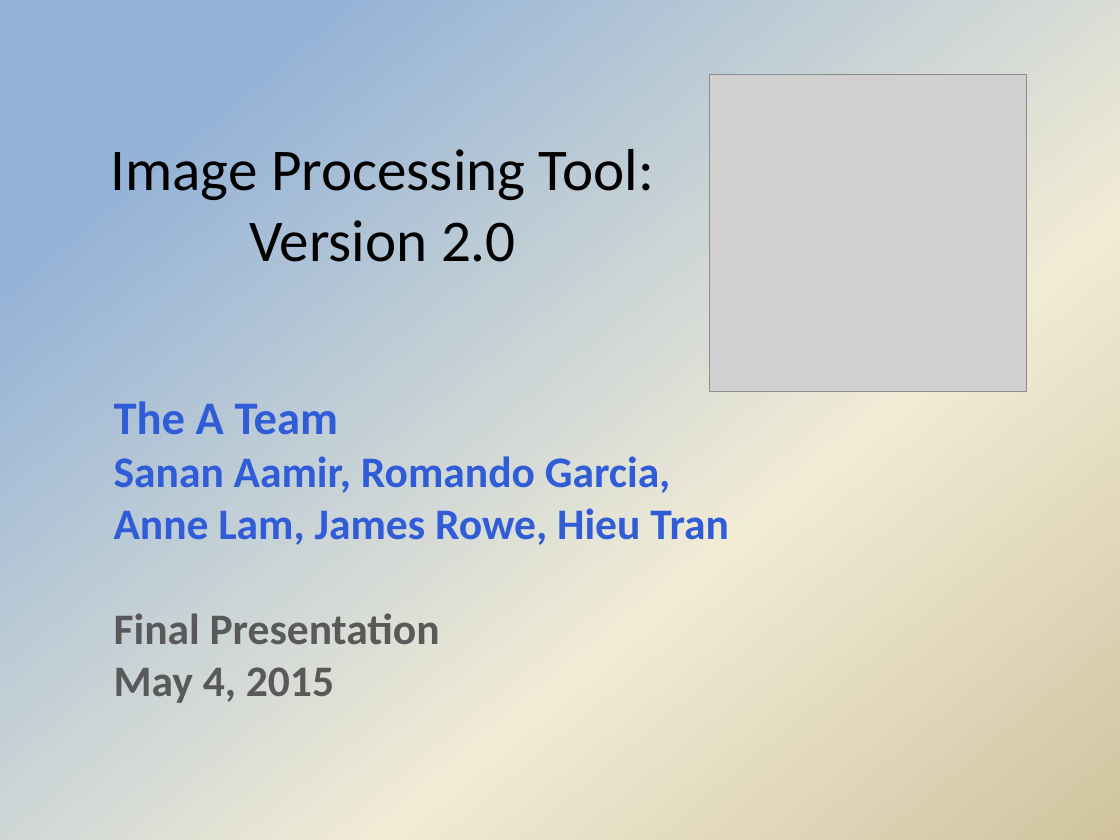
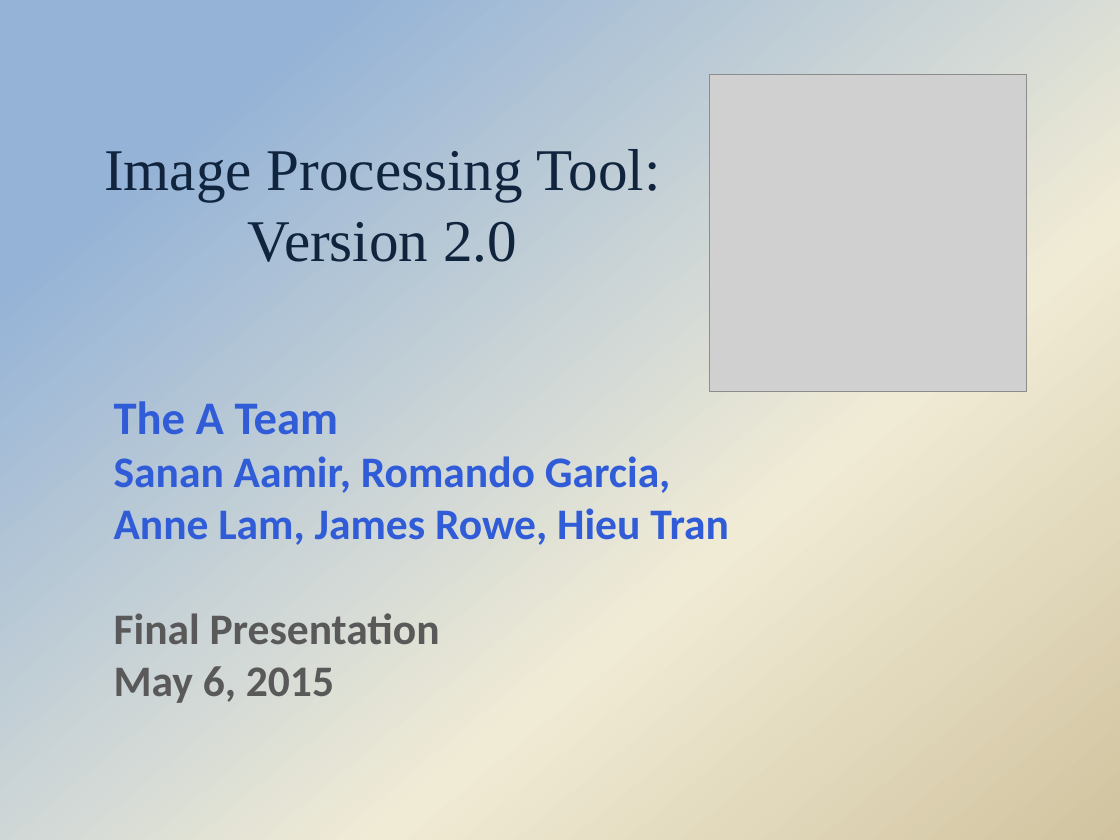
Before and after one commit to Hdtran89/ImageProcessing, a slide deck: slide 1 of A Team Documents/Final presentation.pptx. Drawn at 1120x840 pixels with LibreOffice and Linux fonts; fonts in the diff are those of the drawing; grey boxes stand for pictures; background and template pictures are left out. Boxes give left, top, right and bottom in pixels: in the first picture for what was removed or moved away, otherwise in the second. Text is boxed around its words. In the diff, an @@ line names an element or a change of style, - is before the commit and + after.

```diff
--- a/A Team Documents/Final presentation.pptx
+++ b/A Team Documents/Final presentation.pptx
@@ title "Image Processing Tool: Version 2.0" at bbox=[104, 149, 661, 262]: font Calibri to Times New Roman, text colour #000000 to #0F243E @@
@@ text at bbox=[114, 666, 334, 703]: text changed @@
-May 4, 2015
+May 6, 2015
```
Also in this commit, not shown: 13 other slides changed, 9 slides added, 1 slide removed.
